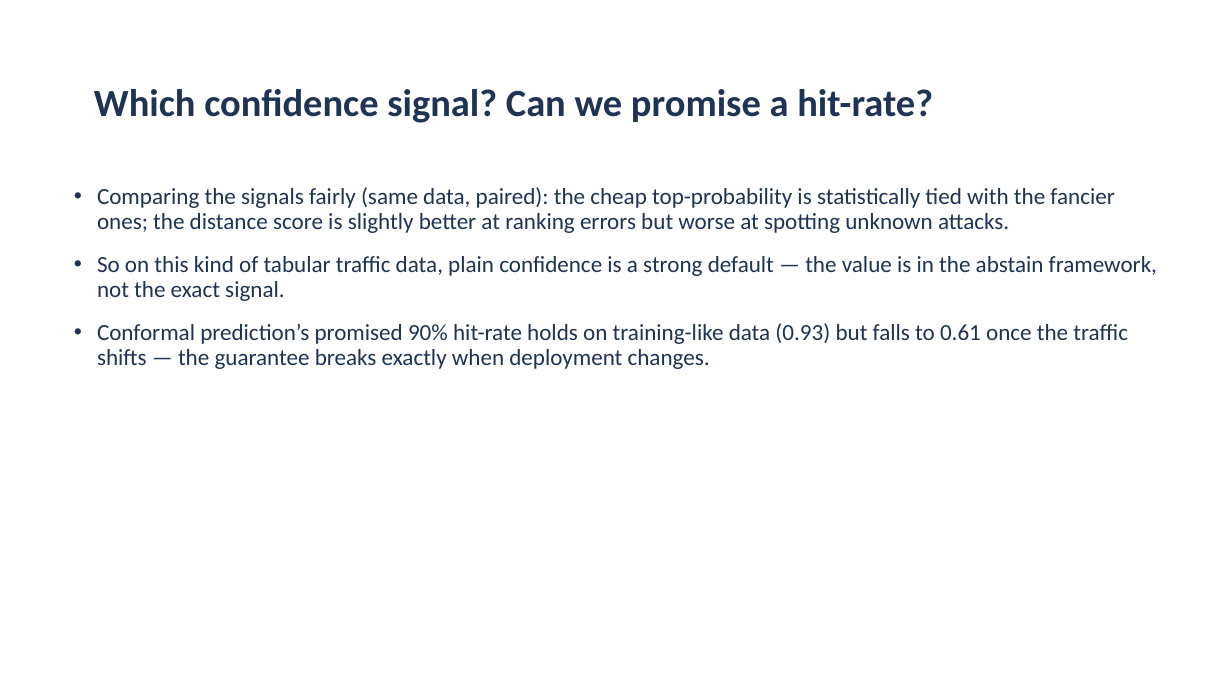
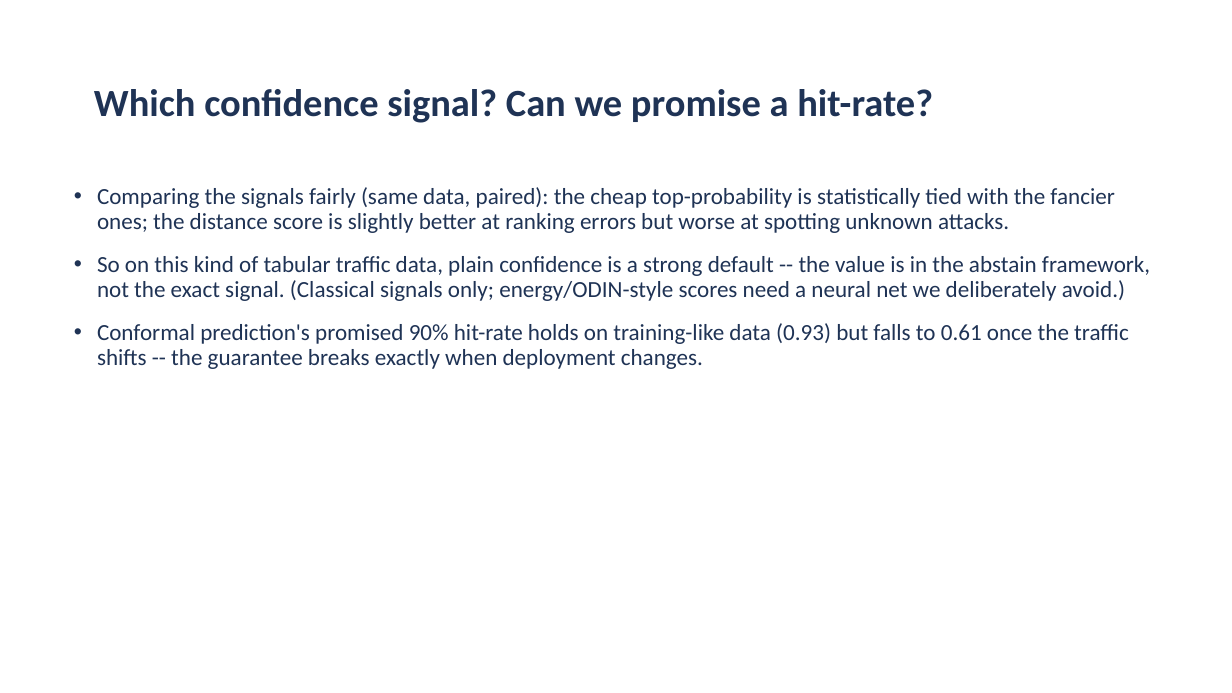
Before and after one commit to aiparallel0/chaoscrypt, a slide deck: slide 14 of papers/paper2-ids-selective/presentation.pptx (slide 13 before the commit). Drawn at 1232x693 pixels with LibreOffice and Linux fonts; fonts in the diff are those of the drawing; background and template pictures are left out. Boxes give left, top, right and bottom in pixels: in the first picture for what was removed or moved away, otherwise in the second. Text is boxed around its words. In the diff, an @@ line names an element or a change of style, - is before the commit and + after.

```diff
--- a/papers/paper2-ids-selective/presentation.pptx
+++ b/papers/paper2-ids-selective/presentation.pptx
@@ text at (97, 256, 1150, 369): text changed @@
-• So on this kind of tabular traffic data, plain confidence is a strong default — the value is in the abstain framework, not the exact signal.
-• Conformal prediction’s promised 90% hit-rate holds on training-like data (0.93) but falls to 0.61 once the traffic shifts — the guarantee breaks exactly when deployment changes.
+• So on this kind of tabular traffic data, plain confidence is a strong default -- the value is in the abstain framework, not the exact signal. (Classical signals only; energy/ODIN-style scores need a neural net we deliberately avoid.)
+• Conformal prediction's promised 90% hit-rate holds on training-like data (0.93) but falls to 0.61 once the traffic shifts -- the guarantee breaks exactly when deployment changes.
```
Also in this commit, not shown: 3 other slides changed, 4 slides added, 3 slides removed, 26 other files.
